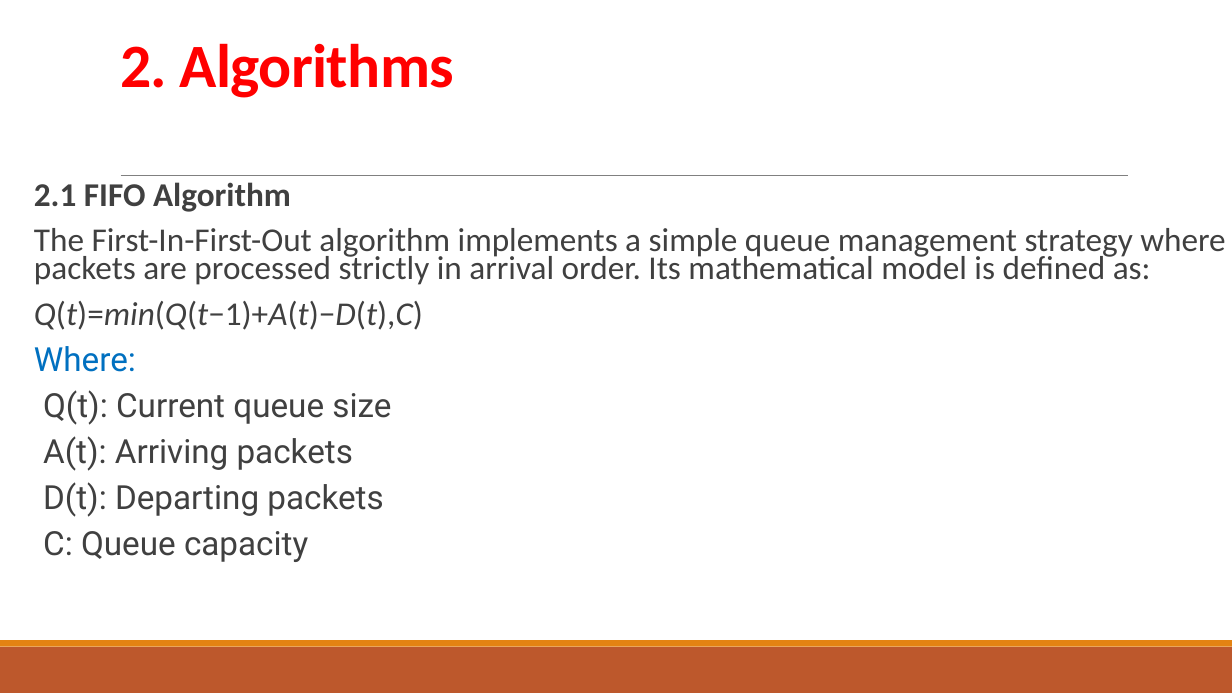
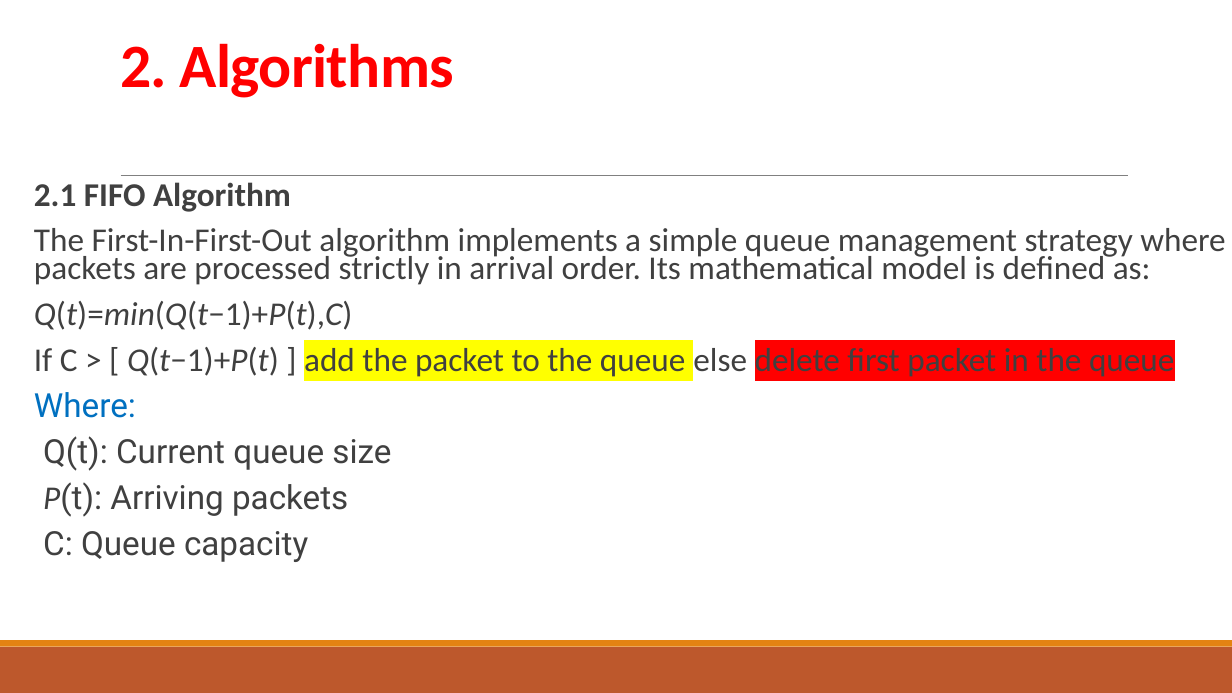
Before and after one commit to Thanoon12k/ROUTER-AQM-FIFO-CODEL-PIE-comparison, a slide deck: slide 4 of PIE.pptx (slide 5 before the commit). Drawn at 1232x693 pixels with LibreOffice and Linux fonts; fonts in the diff are those of the drawing. Boxes give left, top, right and bottom in pixels: in the first picture for what was removed or moved away, otherwise in the second. Text is boxed around its words. In the diff, an @@ line names an element or a change of style, - is before the commit and + after.

```diff
--- a/PIE.pptx
+++ b/PIE.pptx
@@ text at <box>34,301,1174,377</box>: text changed @@
-Q(t)=min(Q(t−1)+A(t)−D(t),C)
+Q(t)=min(Q(t−1)+P(t),C)
+If C > [ Q(t−1)+P(t) ] add the packet to the queue else delete first packet in the queue
@@ text at <box>43,482,348,517</box>: text changed @@
-  A(t): Arriving packets
-  D(t): Departing packets
+  P(t): Arriving packets
```
Also in this commit, not shown: 13 other slides changed, 4 slides added, 6 slides removed, 16 other files.
